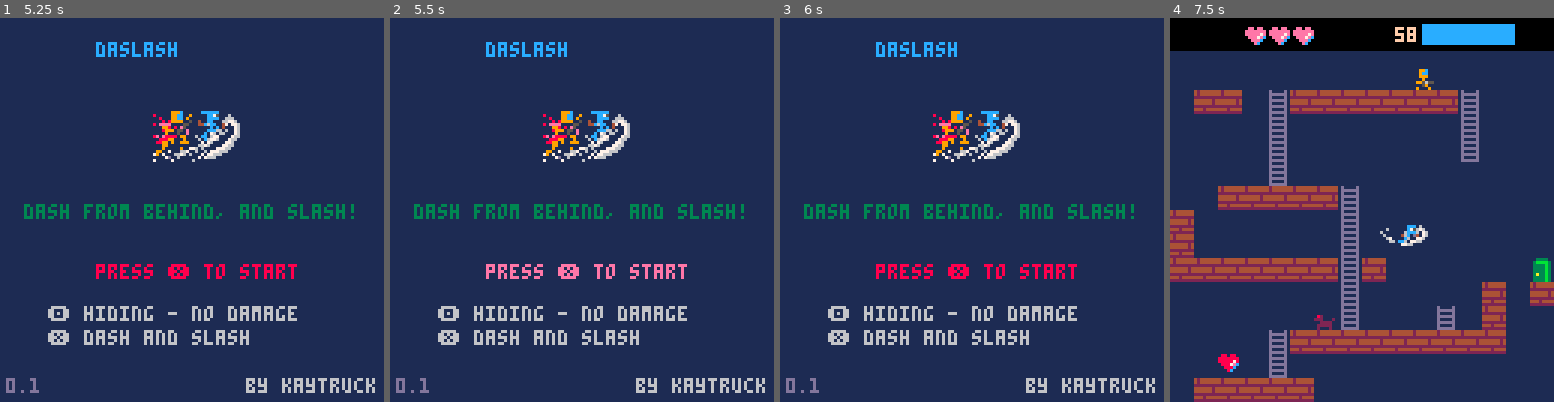
Above: before the commit, frames 1-4 (left to right).
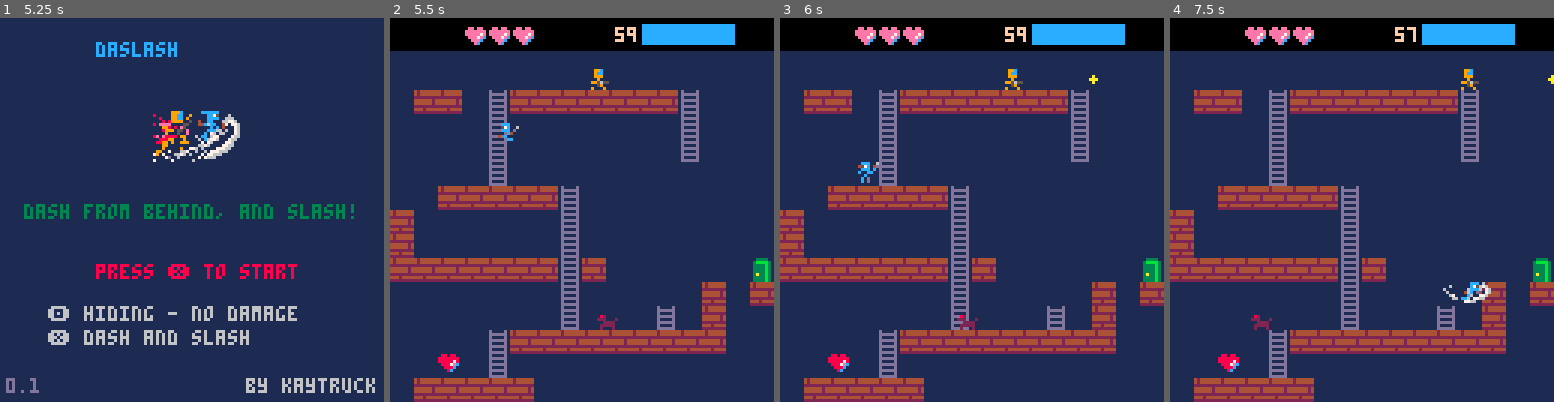
Above: after the commit, the same moments.

Repository: kaytruck/daslash
Game: PICO-8 cartridge daslash.p8
The game is run twice, just before and just after one commit, with the same random seed, the same clock (stepped at 60 frames per second) and the same inputs.
Inputs:
- Up to frame 1 (5.25 s): tap X (X key) at 0.33, 1.07, 1.85, 2.97, 4.08, 5.2 s; tap O (Z key) at 0.7, 1.7, 2.1, 2.5, 2.9, 3.3, 3.7, 4.1, 4.5, 4.9 s; hold Right 1.6-2.1 s; hold Up 2.15-2.42 s; hold Right 2.47-3.03 s; hold Left 3.08-3.58 s; hold Down 3.63-3.97 s; hold Right 4.02-4.68 s; hold Up 4.73-5.03 s; hold Left from 5.08 s (still down)
- Up to frame 2 (5.5 s): keep holding Left; tap O (Z key) at 5.3 s
- Up to frame 3 (6 s): release Left at 5.68 s; tap O (Z key) at 5.7 s; hold Down from 5.73 s (still down)
- Up to frame 4 (7.5 s): release Down at 6.03 s; hold Right 6.08-6.58 s; tap O (Z key) every 0.4 s from 6.1 to 7.3 s; tap X (X key) at 6.32, 7.43 s; hold Right 6.63-7.13 s; hold Up 7.18-7.45 s

Frame 1 is identical in both runs. In frame 2, 33% of the frame differs, in the area x 0-100%, y 0-100%; in frame 3, 34%; in frame 4, 1.1%.

Commit message:
デバッグモードを追加する

Diff:
--- a/main_draw.lua
+++ b/main_draw.lua
@@ -104,4 +104,5 @@
 	-- print("stages[sn].life_time:"..s	tages[sn].life_time, 0, 18, 3)
 	-- print("shake_intensity:"..shake_intensity, 0, 18, 3)
 	-- print("enemies[1].shot_max"..enemies[1].shot_max, 0, 18, 3)
+	-- print("debug:"..(debug and "true" or "false"), 0, 18, 3)
 end
--- a/main_init.lua
+++ b/main_init.lua
@@ -10,6 +10,7 @@
 	dead_h = 130
 	gravity=0.2
 	explode_time = 4
+	debug = false
 	-- gaming info
 	cur_mapobj = "none"
 	time_cnt = 0
--- a/main_update.lua
+++ b/main_update.lua
@@ -1,6 +1,10 @@
 -- update
 function update_title()
 	if btnp(5) then
+		_update = update_gaming
+		_draw = draw_gaming
+	elseif btnp(4) then
+		debug = true
 		_update = update_gaming
 		_draw = draw_gaming
 	end
@@ -41,6 +45,16 @@
 		shake_intensity = shake_intensity_gameover
 		_update = update_gameover
 		_draw = draw_gameover
+	elseif cur_mapobj == "door"
+	and debug then
+		if stage.next ~= nil then
+			-- goto next stage
+			stage = init_stage(stage.next())
+		else
+			-- cleard
+			_update = update_gameover
+			_draw = draw_gameover
+		end
 	end
 
 	player:animate()
Not shown, changed: README.md
